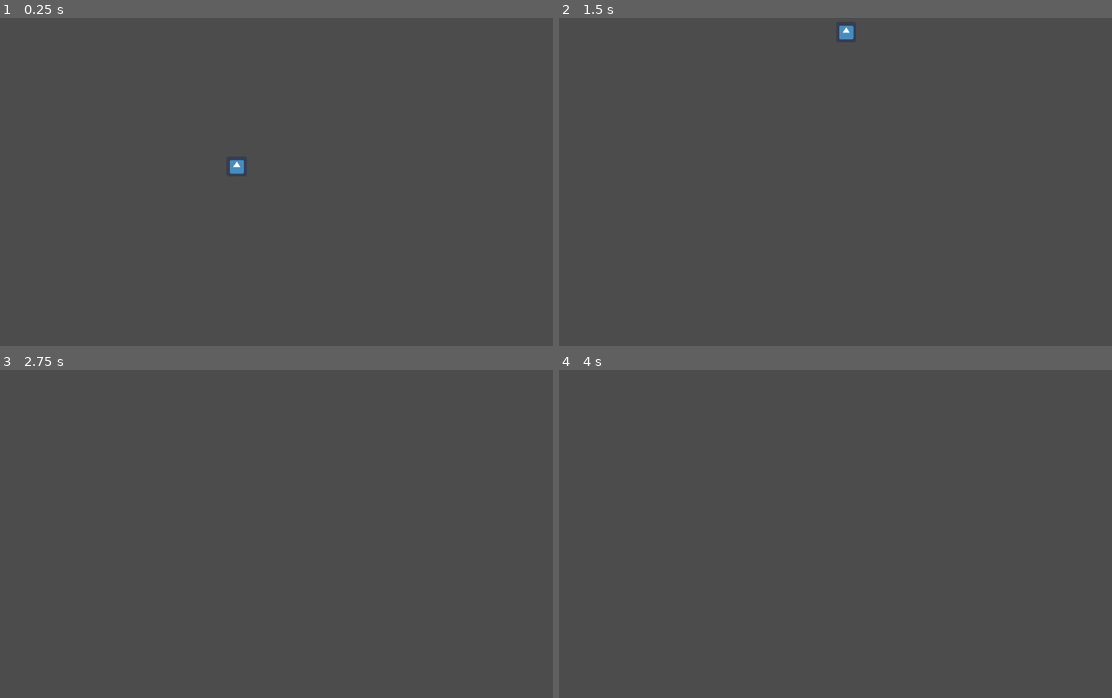
Above: before the commit, frames 1-4 (two rows, left to right).
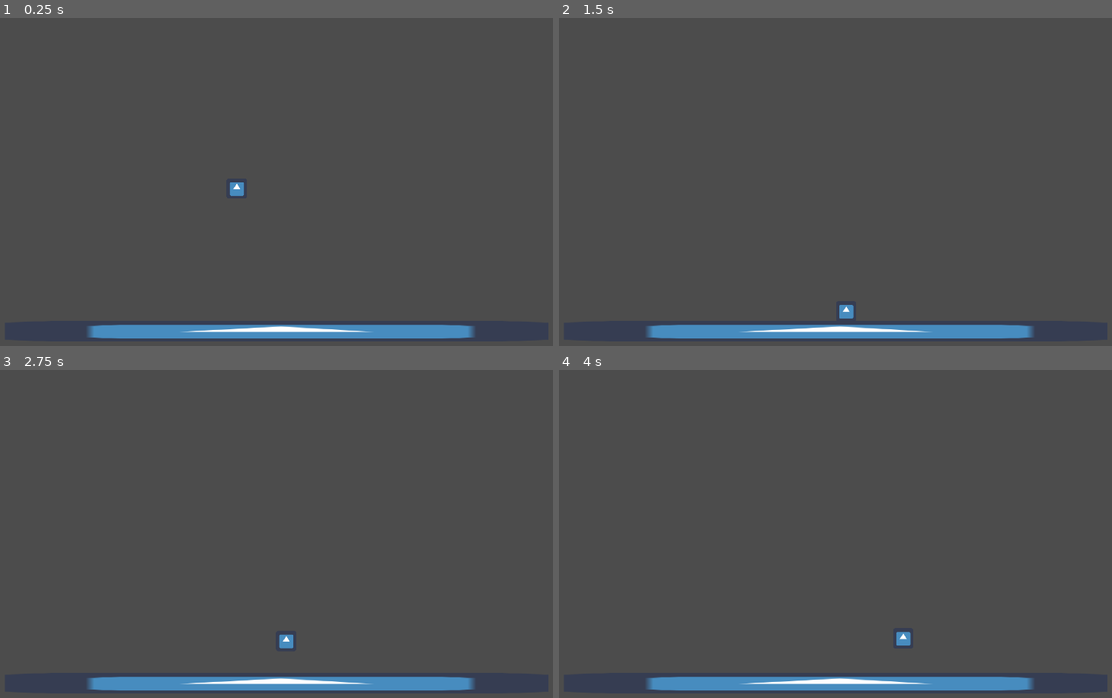
Above: after the commit, the same moments.

Repository: AidenBeresford/metroidvania-month-19
Game: Godot game, scene res://scenes/rooms/ROOM_DBG_00.tscn
Same seed, same stepped clock (60 frames per second), same inputs: the game is played once before the commit and once after it. The engine's default icon, where the game draws it, is replaced by a stand-in: a white triangle on a blue panel in a dark square.
Inputs:
- Up to frame 1 (0.25 s): no input
- Up to frame 2 (1.5 s): hold Shift (dash) 0.53-1.28 s; hold D (right) from 0.53 s (still down); tap Space (jump) at 0.77, 0.8, 1.07, 1.35 s
- Up to frame 3 (2.75 s): tap Space (jump) at 1.52, 1.82, 2.3 s; tap Shift (dash) at 1.55 s; release D (right) at 2.03 s; hold A (left) from 2.03 s (still down); hold Shift (dash) from 2.03 s (still down)
- Up to frame 4 (4 s): release A (left) at 2.78 s; release Shift (dash) at 2.78 s; hold D (right) from 2.78 s (still down); tap Shift (dash) at 2.85 s; tap Space (jump) at 3.02, 3.32 s; hold Space (jump) from 3.53 s (still down)

The runs differ from the first frame. In frame 1, 3.1% of the frame differs, in the area x 15-86%, y 43-98%; in frame 2, 3.1%; in frame 3, 3.0%; in frame 4, 3.0%.

Commit message:
Fixed jump, created debug room

Diff:
--- a/scenes/rooms/ROOM_DBG_00.tscn
+++ b/scenes/rooms/ROOM_DBG_00.tscn
@@ -1,8 +1,23 @@
-[gd_scene load_steps=2 format=2]
+[gd_scene load_steps=4 format=2]
 
 [ext_resource path="res://scenes/character/PLAYER.tscn" type="PackedScene" id=1]
+[ext_resource path="res://icon.png" type="Texture" id=2]
+
+[sub_resource type="RectangleShape2D" id=1]
+extents = Vector2( 857, 32 )
 
 [node name="Room" type="Node2D"]
 
 [node name="Player" parent="." instance=ExtResource( 1 )]
 position = Vector2( 831, 489 )
+
+[node name="Floor" type="StaticBody2D" parent="."]
+
+[node name="Sprite" type="Sprite" parent="Floor"]
+position = Vector2( 957, 990 )
+scale = Vector2( 26.7812, 1 )
+texture = ExtResource( 2 )
+
+[node name="Collision" type="CollisionShape2D" parent="Floor"]
+position = Vector2( 957, 990 )
+shape = SubResource( 1 )
--- a/scripts/PlayerPhysics.gd
+++ b/scripts/PlayerPhysics.gd
@@ -7,20 +7,45 @@
 var state = STATE
 
 const SPD = 180
-const JMP = -300
+const JMP = -500
 
 
 func _physics_process(delta):
+
+	# state manager should always run first
+	state_manager()
+
+	# these will be added to a match statement later
 	walk()
 	jump()
 
-	velocity.y -= 10
+	# we always want this to run
+	velocity.y += 25
 
-	move_and_slide(velocity)
+	move_and_slide(velocity, Vector2.UP)
+
+
+func state_manager():
+
+	if is_on_floor():
+
+		if Input.is_action_pressed("dash"):
+			state = STATE.DASH
+		else:
+			if velocity.x != 0:
+				state = STATE.WALK
+			else:
+				state = STATE.IDLE
+	else:
+		if velocity.y >= 0:
+			state = STATE.JUMP
+		else:
+			state = STATE.FALL
 
 
 func walk():
 
+	# walk command for idle and walk states
 	if Input.is_action_pressed("right"):
 		velocity.x = lerp(velocity.x, SPD, .20)
 	elif Input.is_action_pressed("left"):
@@ -31,5 +56,6 @@
 
 func jump():
 
-	if Input.is_action_pressed("jump"):
+	# jump command for idle and walk states
+	if Input.is_action_pressed("jump") and is_on_floor():
 		velocity.y = JMP
